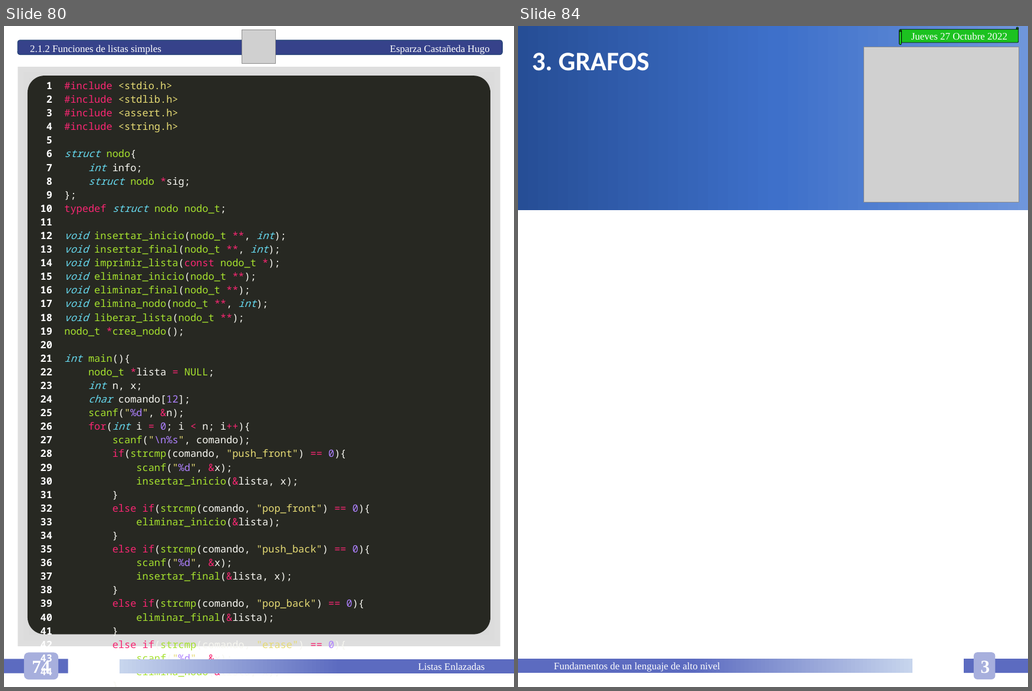
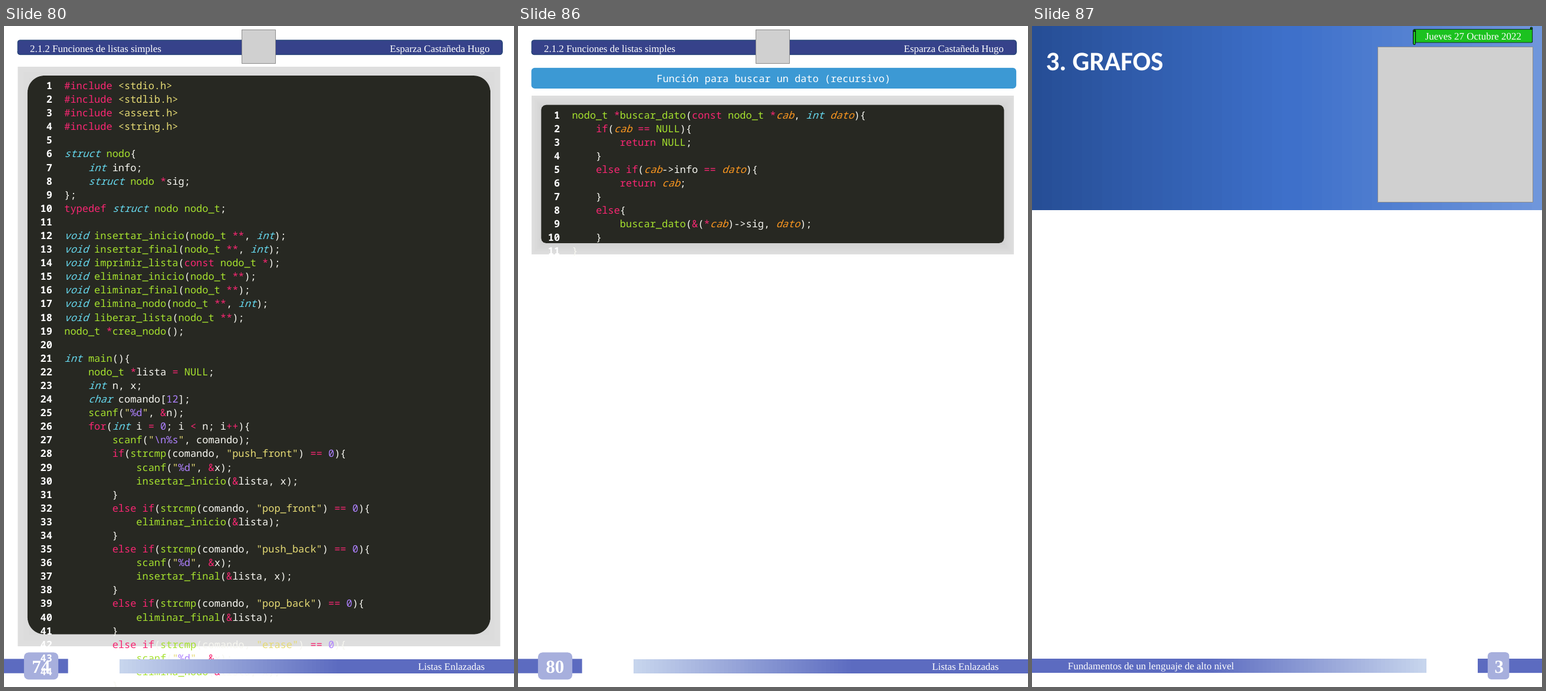
Before and after one commit to HugoEsparzaC/Libreta-Estructuras-II, a slide deck: Libreta Estructuras de Datos II.pptx. Shown side by side, each under a label of ours: slides 80 and 84 before the commit, slides 80, 86 and 87 after it; the slides between them are not shown. The pictures are 1032x691 and 1546x691 pixels, drawn with LibreOffice and Linux fonts; fonts in the diff are those of the drawing; grey boxes stand for pictures. Boxes give left, top, right and bottom in pixels: in the first picture for what was removed or moved away, otherwise in the second. Text is boxed around its words. In the diff, an @@ line names an element or a change of style, - is before the commit and + after.

```diff
--- a/Libreta Estructuras de Datos II.pptx
+++ b/Libreta Estructuras de Datos II.pptx
@@ slide 86 added at bbox=[518, 26, 1028, 687], background #FFFFFF @@
@@ rounded rectangle added at bbox=[532, 40, 1017, 55], fill #36428A, outline #28457A 1 pt, 12 pt, text #FFFFFF @@
+2.1.2 Funciones de listas simples Esparza Castañeda Hugo
@@ picture added at bbox=[756, 30, 790, 63] @@
@@ rounded rectangle added at bbox=[531, 68, 1017, 89], fill #3C99D4, 12 pt, text #FFFFFF @@
+Función para buscar un dato (recursivo)
@@ rectangle added at bbox=[531, 96, 1014, 254], fill gradient #7B7B7B to #BCBCBC to #DEDEDE to #FFFFFF @@
@@ rounded rectangle added at bbox=[542, 104, 1004, 243], fill #272822 @@
@@ table added at bbox=[542, 104, 1004, 260], 1 rows, 2 columns @@
+1 / 2 / 3 / 4 / 5 / 6 / 7 / 8 / 9 / 10 / 11 | nodo_t *buscar_dato(const nodo_t *cab, int dato){ / if(cab == NULL){ / return NULL; / } / else if(cab->info == dato){ / return cab; / } / else{ / buscar_dato(&(*cab)->sig, dato); / } / }
@@ rectangle added at bbox=[518, 658, 582, 673], fill #5C6BC0 @@
@@ rounded rectangle added at bbox=[538, 652, 572, 679], fill #A7AFDD, 22 pt, text #FFFFFF, bold @@
+80
@@ rectangle added at bbox=[634, 659, 1028, 673], fill gradient #5C6BC0 to #C7D5ED, 12 pt, text #FFFFFF @@
+Listas Enlazadas
@@ what was slide 84 is now slide 87 @@
```
Also in this commit, not shown: 5 slides changed, 2 other slides added, 1 other file.
